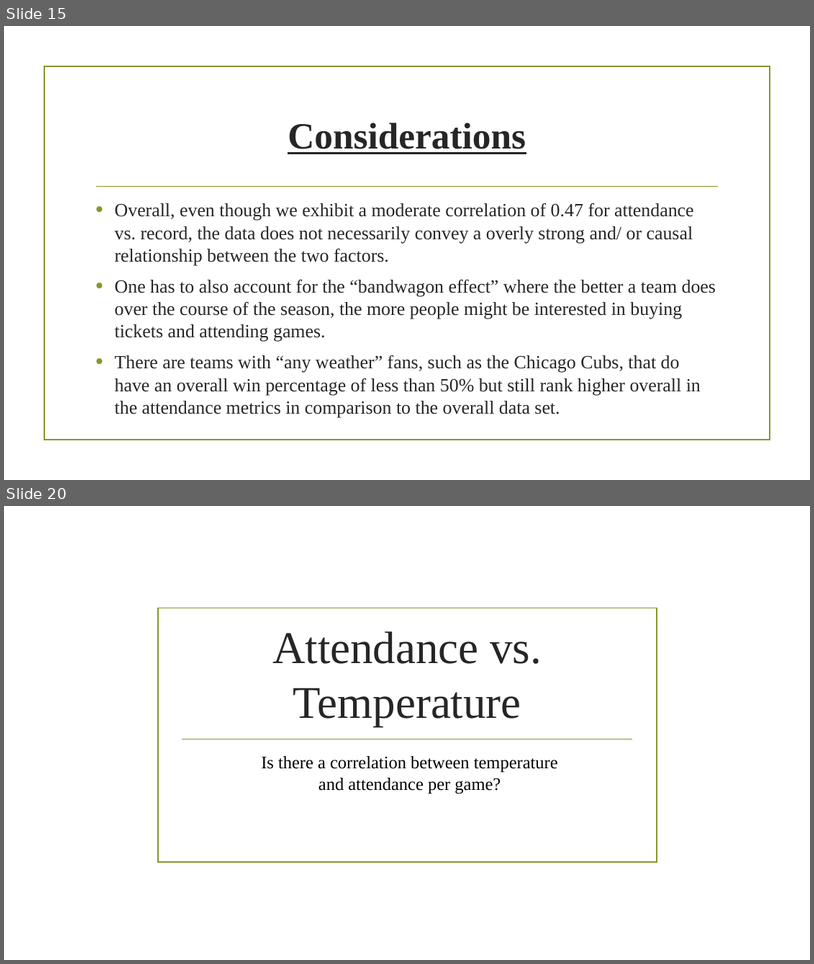
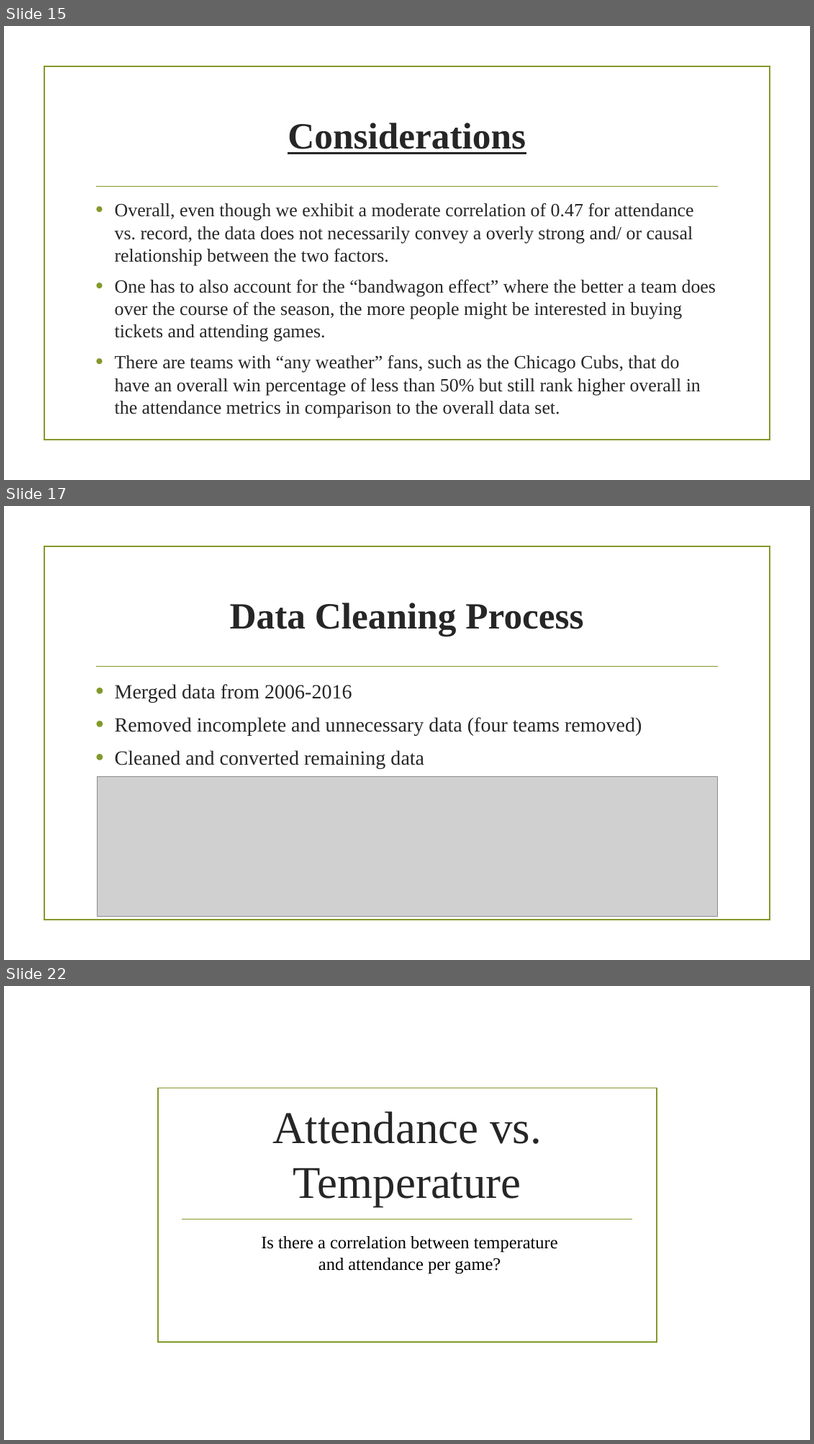
Before and after one commit to Dshashek/Red-Team-Project-1, a slide deck: Slides/Red Team Presentation.pptx. Shown one above the other, each under a label of ours: slides 15 and 20 before the commit, slides 15, 17 and 22 after it; the slides between them are not shown. The pictures are 814x964 and 814x1444 pixels, drawn with LibreOffice and Linux fonts; fonts in the diff are those of the drawing; grey boxes stand for pictures; background and template pictures are left out. Boxes give left, top, right and bottom in pixels: in the first picture for what was removed or moved away, otherwise in the second. Text is boxed around its words. In the diff, an @@ line names an element or a change of style, - is before the commit and + after.

```diff
--- a/Slides/Red Team Presentation.pptx
+++ b/Slides/Red Team Presentation.pptx
@@ slide 17 added at box(4, 506, 810, 960), background picture (left out); not listed: 2 template elements that a slide beside it also shows @@
@@ title added at box(230, 602, 584, 636), 44 pt, text #262626, bold @@
+Data Cleaning Process
@@ text added at box(115, 684, 642, 769), 24 pt, text #262626 @@
+• Merged data from 2006-2016
+• Removed incomplete and unnecessary data (four teams removed)
+• Cleaned and converted remaining data
@@ picture added at box(97, 777, 718, 916) @@
@@ what was slide 20 is now slide 22 @@
```
Also in this commit, not shown: 11 slides changed, 1 other slide added, 5 other files.
